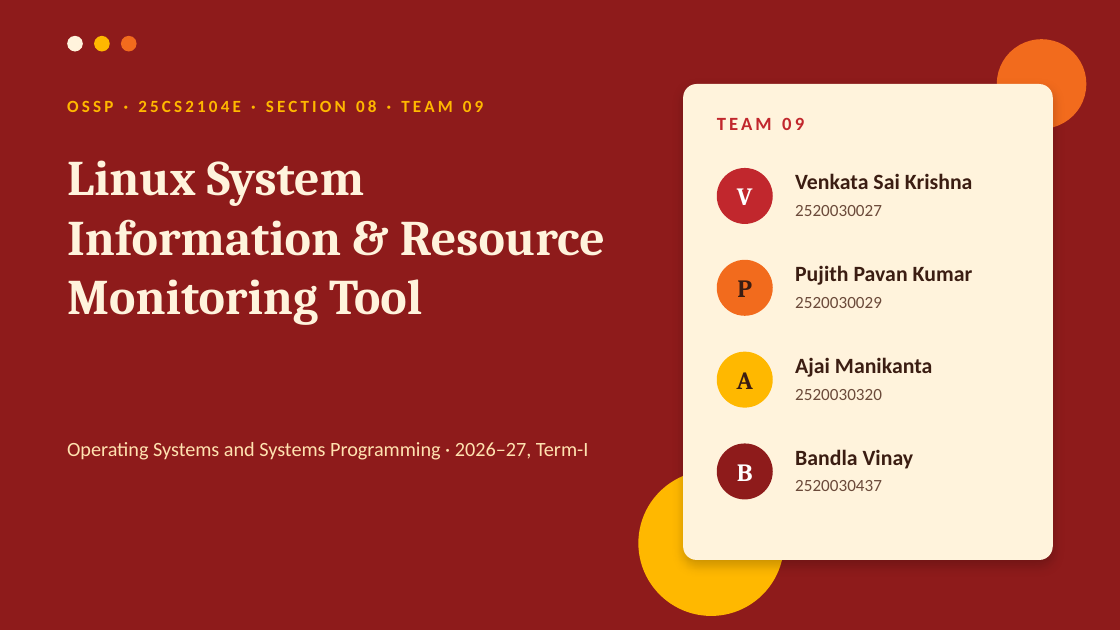
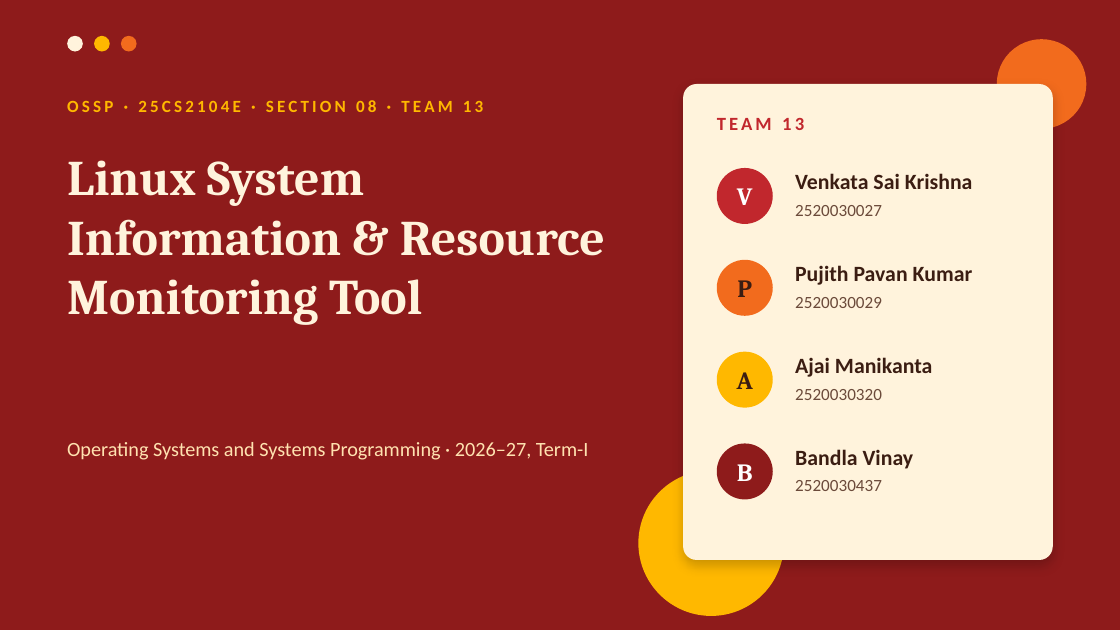
Before and after one commit to vskrishna05/V-Max_OSSP, a slide deck: slide 1 of ForgeOS/Linux_System_Monitor_OSSP.pptx. Drawn at 1120x630 pixels with LibreOffice and Linux fonts; fonts in the diff are those of the drawing. Boxes give left, top, right and bottom in pixels: in the first picture for what was removed or moved away, otherwise in the second. Text is boxed around its words. In the diff, an @@ line names an element or a change of style, - is before the commit and + after.

Commit message:
Updated project

```diff
--- a/ForgeOS/Linux_System_Monitor_OSSP.pptx
+++ b/ForgeOS/Linux_System_Monitor_OSSP.pptx
@@ text at box(67, 100, 483, 112): text changed @@
-OSSP · 25CS2104E · SECTION 08 · TEAM 09
+OSSP · 25CS2104E · SECTION 08 · TEAM 13
@@ text at box(717, 118, 804, 130): text changed @@
-TEAM 09
+TEAM 13
```
